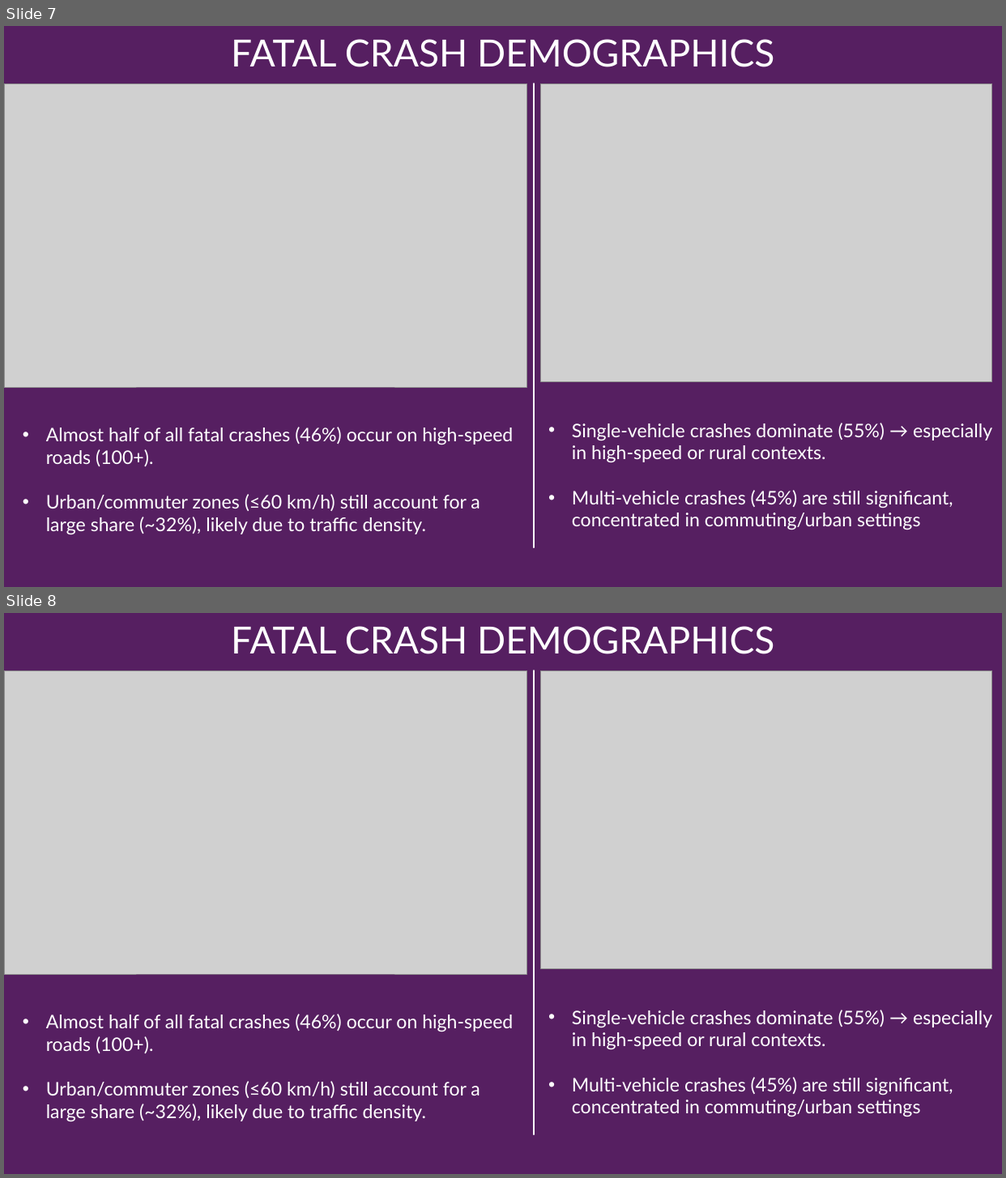
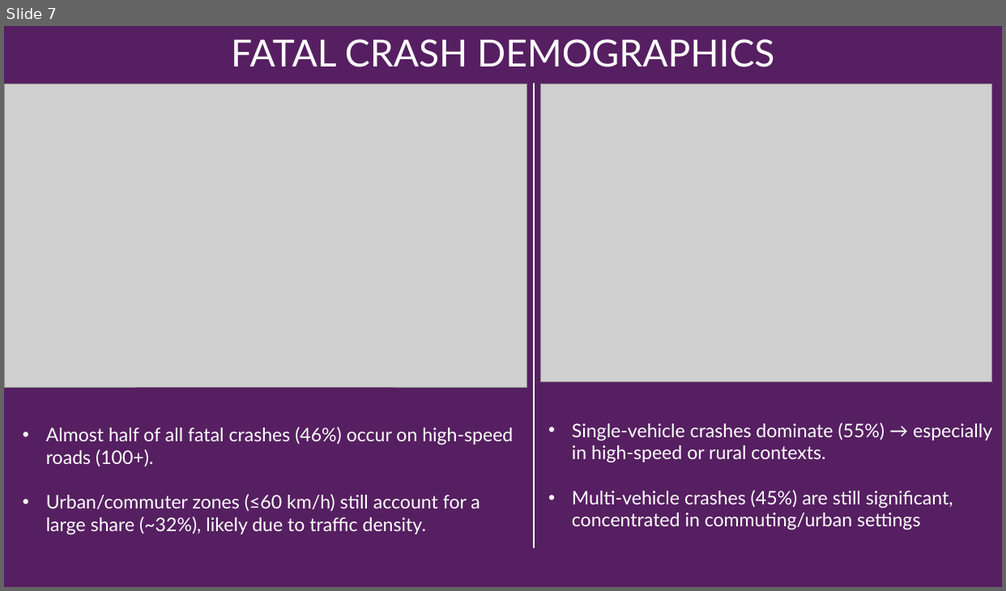
Before and after one commit to NoorullahMuhammadKhan/Noorullah-Khan-Github-Repository, a slide deck: Scyne Advisory Interview/Scyne Advisory Presentation.pptx. Shown one above the other, each under a label of ours: slides 7 and 8 before the commit, slide 7 after it. The pictures are 1006x1178 and 1006x591 pixels, drawn with LibreOffice and Linux fonts; fonts in the diff are those of the drawing; grey boxes stand for pictures; background and template pictures are left out. Boxes give left, top, right and bottom in pixels: in the first picture for what was removed or moved away, otherwise in the second. Text is boxed around its words. In the diff, an @@ line names an element or a change of style, - is before the commit and + after.

```diff
--- a/Scyne Advisory Interview/Scyne Advisory Presentation.pptx
+++ b/Scyne Advisory Interview/Scyne Advisory Presentation.pptx
@@ slide 8 removed at [4, 613, 1002, 1174], background picture (left out) @@
@@ title removed at [231, 626, 774, 654] @@
-FATAL CRASH DEMOGRAPHICS
@@ picture removed at [4, 671, 527, 974] @@
@@ line removed from (534, 671) to (534, 1135) @@
@@ picture removed at [541, 671, 992, 969] @@
@@ text removed at [46, 1014, 513, 1122] @@
-• Almost half of all fatal crashes (46%) occur on high-speed roads (100+).
-• Urban/commuter zones (≤60 km/h) still account for a large share (~32%), likely due to traffic density.
@@ text removed at [572, 1010, 992, 1118] @@
-• Single-vehicle crashes dominate (55%) → especially in high-speed or rural contexts.
-• Multi-vehicle crashes (45%) are still significant, concentrated in commuting/urban settings
```
Also in this commit, not shown: 3 slides added, 1 other slide removed, 1 other file.
